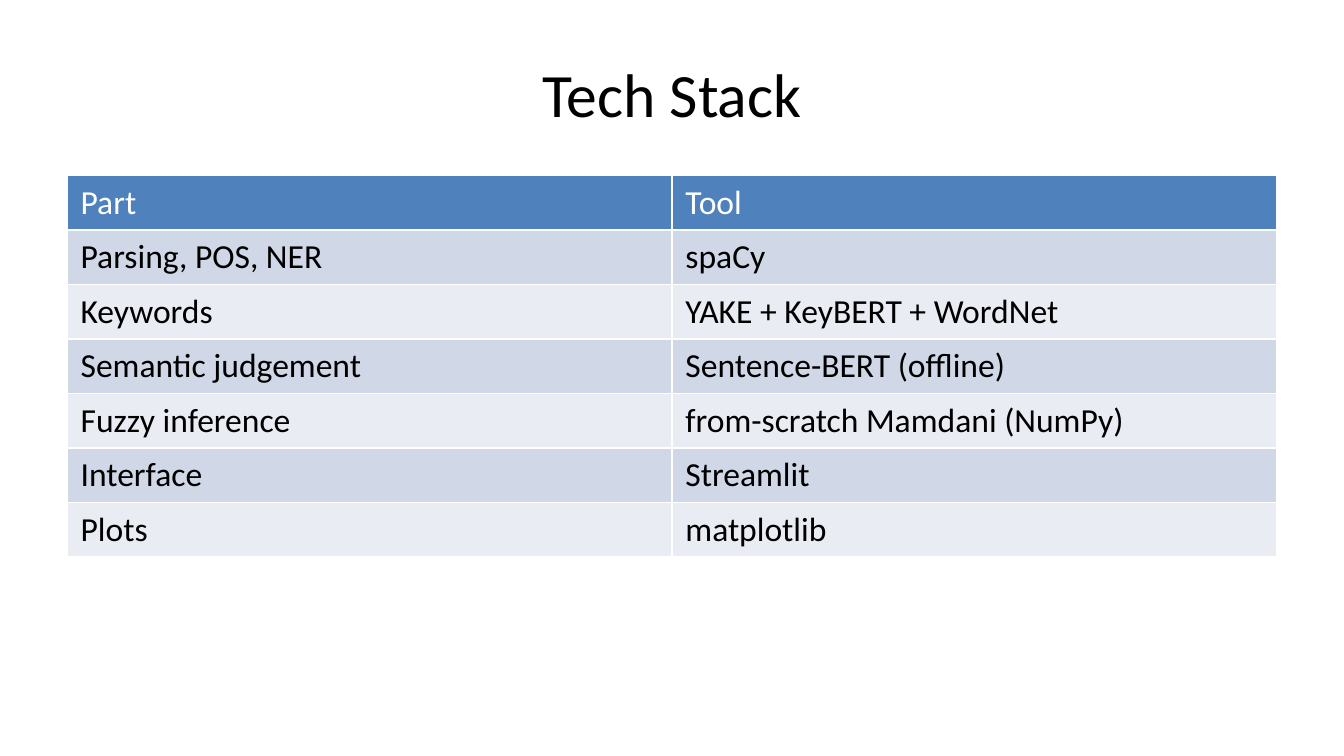
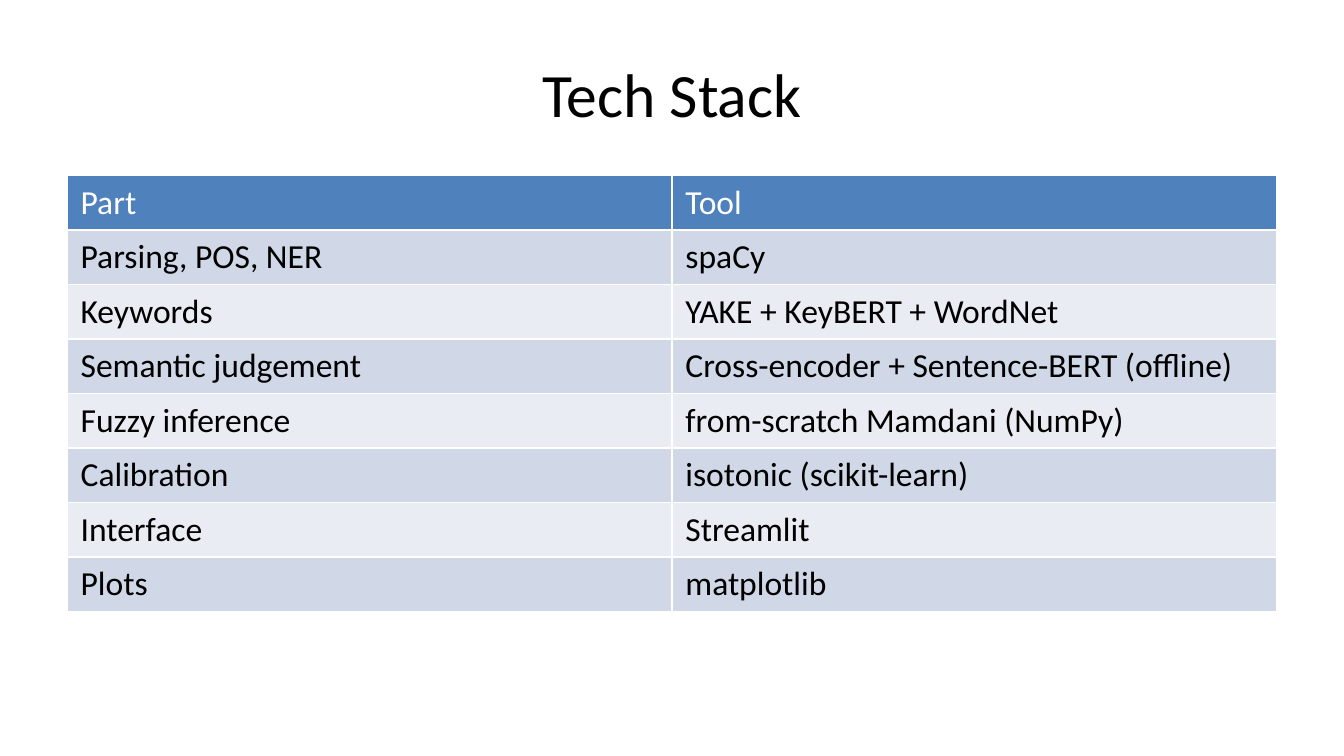
Before and after one commit to IAmPara0x/neuro-symbolic-essay-grading, a slide deck: slide 16 of Neuro-Symbolic-Grading-Slides.pptx. Drawn at 1344x756 pixels with LibreOffice and Linux fonts; fonts in the diff are those of the drawing. Boxes give left, top, right and bottom in pixels: in the first picture for what was removed or moved away, otherwise in the second. Text is boxed around its words. In the diff, an @@ line names an element or a change of style, - is before the commit and + after.

```diff
--- a/Neuro-Symbolic-Grading-Slides.pptx
+++ b/Neuro-Symbolic-Grading-Slides.pptx
@@ table at [67, 176, 1277, 675] @@
-row 4, column 2: Sentence-BERT (offline)
+row 4, column 2: Cross-encoder + Sentence-BERT (offline)
+row 6: Calibration | isotonic (scikit-learn)
```
Also in this commit, not shown: 5 other slides changed, 24 other files.
